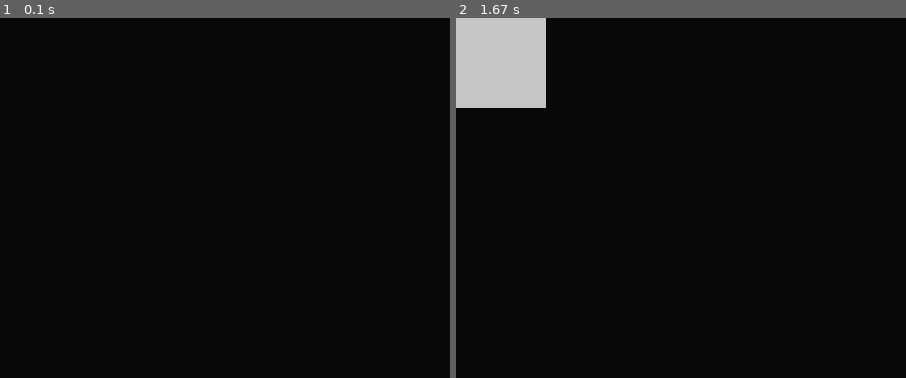
Above: before the commit, frames 1-2 (left to right).
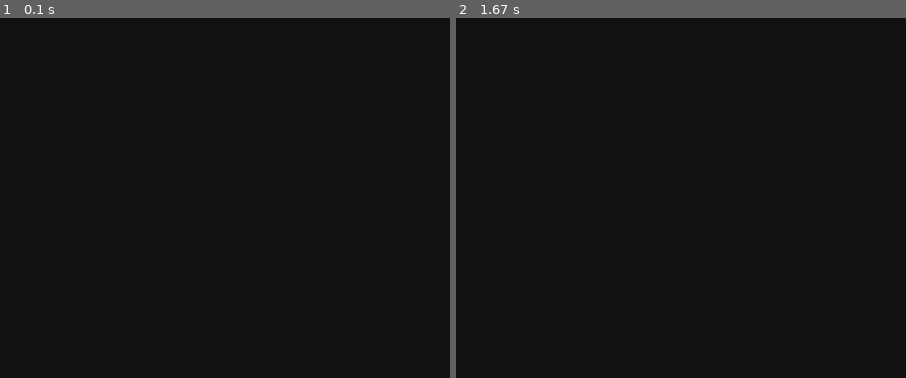
Above: after the commit, the same moments.

Repository: michal-grdz/pygame-game-of-life
Game: pygame game, started from run.py
Two runs of this game, one before a commit and one after it. Both use one fixed random seed, a clock stepped at 60 frames per second and the inputs below.
Inputs (mouse positions are % of the whole screen's width and height, from its top left):
- Up to frame 1 (0.1 s): no input
- Up to frame 2 (1.67 s): tap Space at 0.33 s; click (26, 51) at 0.8 s
The pictures show only the part of the screen within x 0-50%, y 0-50%; the shares and areas given below are measured in that part.

The runs differ from the first frame. In frame 2, 5.0% of the frame differs, in the area x 0-20%, y 0-25%.

Commit message:
Correct funcionality

Diff:
--- a/run.py
+++ b/run.py
@@ -1,6 +1,6 @@
 import pygame
 import sys
-import numpy as numpy
+import numpy as np
 import time
 import random
 
@@ -8,23 +8,103 @@
 
 screen = pygame.display.set_mode((1000,800))
 
-black = pygame.Color(10,10,10)
+black = pygame.Color(20,20,20)
 grey = pygame.Color(200,200,200)
+full_black = pygame.Color(0,0,0)
+yellow = pygame.Color(171,179,54)
 
-index = 0
+def count_neighbours(cells, x, y):
+    count = 0
+    for i in [x-10, x, x+10]:
+        for j in [y-10, y, y+10]:
+            if (i,j) in cells: count += 1
+
+    if (x, y) in cells: count -= 1
+
+    return count
+
+# Remove cells outside of the screen
+def filter_border(cells):
+    dc = set()
+    for x, y in cells:
+        if x < 0 or x > 990:
+            dc.add((x,y))
+        if y < 0 or y > 790:
+            dc.add((x,y))
+    return dc
+
+# draw cell on the screen and update the cell matrix
+def draw_cell(screen, cells, pos, alive):
+    actual_pos_x, actual_pos_y = (pos[1] // 10)*10, (pos[0] // 10)*10
+    if alive: #if the cell is going to live it gets different color
+        pygame.draw.rect(screen, full_black, (actual_pos_y, actual_pos_x, 10, 10))
+        pygame.draw.rect(screen, yellow, (actual_pos_y + 1, actual_pos_x +1, 8, 8))
+        return (actual_pos_x, actual_pos_y)
+
+    else:
+        pygame.draw.rect(screen, full_black, (actual_pos_y, actual_pos_x, 10, 10))
+        pygame.draw.rect(screen, black, (actual_pos_y + 1, actual_pos_x +1, 8, 8))
+        return (actual_pos_x, actual_pos_y)
+# Main logic for the cellular automata
+def update(screen, cells, stopped):
+    if not stopped:
+        screen.fill(black)
+        for x, y in filter_border(cells):
+            cells.remove((x,y))
+        potencial_cells = set()
+        for x, y in cells:
+            for i in [x-10, x, x+10]:
+                for j in [y-10, y, y+10]:
+                    potencial_cells.add((i,j))
+
+        for x, y in cells:
+            potencial_cells.remove((x,y))
+        dead_cells = set()
+        new_cells = set()
+        for x, y in cells:
+            an = count_neighbours(cells, x, y)
+            if an < 2:
+                dead_cells.add(draw_cell(screen, cells, (x,y), False))
+            elif an > 3:
+                dead_cells.add(draw_cell(screen, cells, (x,y), False))
+            else:
+                new_cells.add(draw_cell(screen, cells, (x,y), True))
+
+        for x, y in potencial_cells:
+            an = count_neighbours(cells, x, y)
+            if an == 3:
+                new_cells.add(draw_cell(screen, cells, (x,y), True))
+
+        for x, y in dead_cells:
+            cells.remove((y,x))
+        for x, y in new_cells:
+            cells.add((y,x))
+
+cells = set()
 screen.fill(black)
+stopped = True
 while True:
-    left = (index % 10) * 100
-    top = (index // 10) * 100
     for event in pygame.event.get():
         if event.type == pygame.QUIT:
             pygame.quit()
             sys.exit()
         elif event.type == pygame.KEYDOWN:
             if event.key == pygame.K_SPACE:
-                pygame.draw.rect(screen, grey, (left,top,100,100))
-                index += 1
+                stopped = not stopped
+        elif event.type == pygame.MOUSEBUTTONDOWN:
+            if event.button == 1:
+                pos = pygame.mouse.get_pos()
+                draw_cell(screen, cells, pos, True)
+                cells.add(((pos[0]//10)*10,(pos[1]//10)*10))
+                print(cells)
+            if event.button == 3:
+                pos = pygame.mouse.get_pos()
+                pygame.draw.rect(screen, full_black, ((pos[0]//10)*10, (pos[1]//10)*10, 10, 10))
+                cells.remove(((pos[0]//10)*10,(pos[1]//10)*10))
+                print(cells)
         pygame.display.update()
+
+    update(screen, cells, stopped)
 
     pygame.display.update()
     time.sleep(0.1)
Binary file added: requirements.txt
